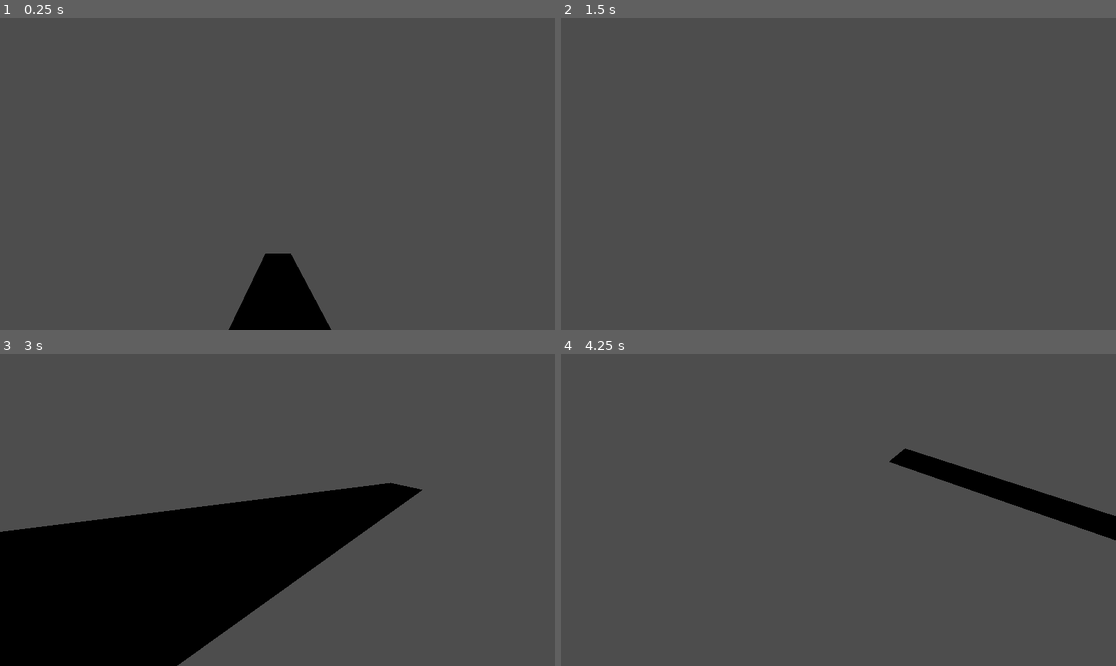
Above: before the commit, frames 1-4 (two rows, left to right).
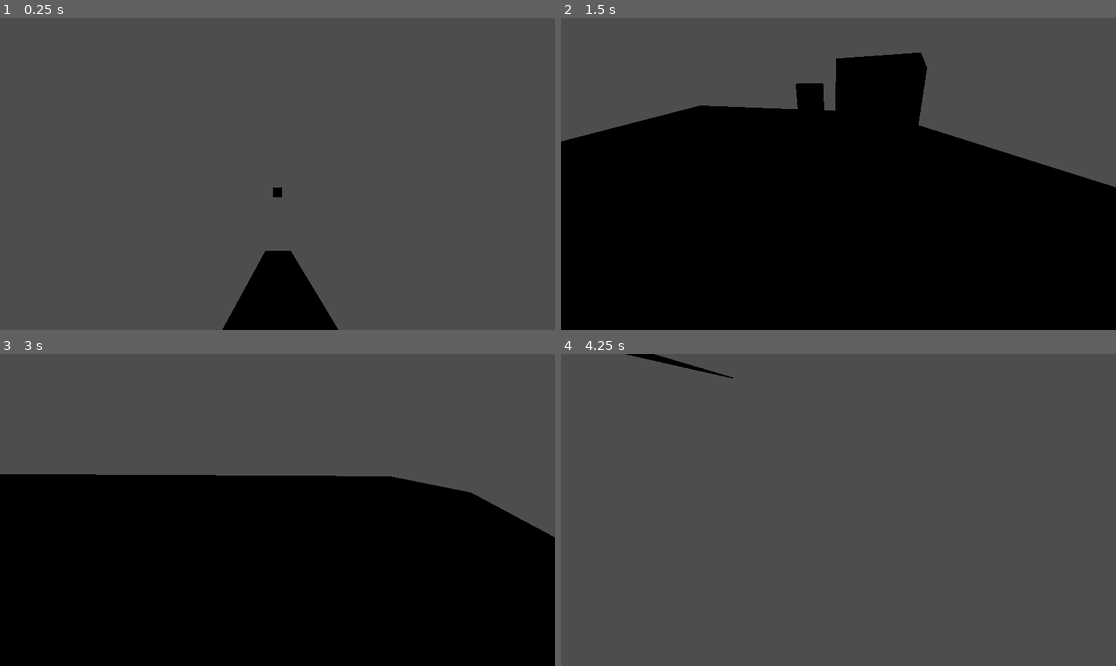
Above: after the commit, the same moments.

Repository: CatAtLarger/ChristmasJameGamSubmission
Game: Godot game, scene res://root.tscn
Same seed, same stepped clock (60 frames per second), same inputs: the game is played once before the commit and once after it.
Inputs (mouse positions are in pixels of both pictures, inside the frame that each line leads up to):
- Up to frame 1 (0.25 s): no input
- Up to frame 2 (1.5 s): move the mouse to (866, 174) at 0.52 s; hold Right (move_right) 0.53-1.28 s; hold Space (shoot_present, bound only after the commit) 0.53-1.28 s; move the mouse to (810, 174) at 1.27 s; hold Left (move_left) from 1.28 s (still down); tap Space (shoot_present, bound only after the commit) at 1.35 s
- Up to frame 3 (3 s): move the mouse to (288, 503) at 2.02 s; release Left (move_left) at 2.03 s; hold Space (shoot_present, bound only after the commit) 2.03-2.78 s; hold Right (move_right) from 2.03 s (still down); tap Enter at 2.75 s; move the mouse to (271, 516) at 2.77 s; tap Space (shoot_present, bound only after the commit) at 2.85 s
- Up to frame 4 (4.25 s): move the mouse to (877, 513) at 3.52 s; release Right (move_right) at 3.53 s; hold Left (move_left) from 3.53 s (still down); hold Space (shoot_present, bound only after the commit) from 3.53 s (still down)

The runs differ from the first frame. In frame 1, 0.5% of the frame differs, in the area x 40-61%, y 54-100%; in frame 2, 67%, in the area x 0-100%, y 11-100%; in frame 3, 32%; in frame 4, 3.0%.

Commit message:
added basic shooting functionality
still does not work as intended but produces no bugs or errors

Diff:
--- /dev/null
+++ b/santa_slays/assets/scenes/present.tscn
@@ -0,0 +1,13 @@
+[gd_scene load_steps=3 format=3 uid="uid://b0creittklox7"]
+
+[sub_resource type="BoxShape3D" id="BoxShape3D_5ne2b"]
+
+[sub_resource type="BoxMesh" id="BoxMesh_4yp3d"]
+
+[node name="Present" type="RigidBody3D"]
+
+[node name="CollisionShape3D" type="CollisionShape3D" parent="."]
+shape = SubResource("BoxShape3D_5ne2b")
+
+[node name="MeshInstance3D" type="MeshInstance3D" parent="."]
+mesh = SubResource("BoxMesh_4yp3d")
--- /dev/null
+++ b/santa_slays/assets/scripts/player_controls.gd
@@ -0,0 +1,34 @@
+extends RigidBody3D
+
+#for movement
+@export var turn_speed = 20
+
+
+#for shooting
+@export var present_scene: PackedScene
+@export var fire_rate: float = 0.2
+var last_shot_time = 0
+
+
+
+func _input(_event: InputEvent) -> void:
+	# for movement
+	if Input.is_action_pressed("move_right") or Input.is_action_pressed("move_left"):
+		var input_direction = Input.get_action_strength("move_right") - Input.get_action_strength("move_left")
+		linear_velocity.x += input_direction * turn_speed * get_process_delta_time()
+
+	# for shooting
+	if Input.is_action_pressed("shoot_present") and (Time.get_ticks_msec() - last_shot_time > fire_rate * 1000):
+		shoot()
+		last_shot_time = Time.get_ticks_msec()
+
+
+func shoot():
+	var present = present_scene.instantiate()
+	present.global_transform = $Camera3D.global_transform
+
+	var present_direction = $Camera3D.global_transform.basis.z.normalized() * -1
+	#present.set_direction(present_direction)
+
+
+	get_parent().get_node("Presents").add_child(present)
--- /dev/null
+++ b/santa_slays/assets/scripts/present.gd
@@ -0,0 +1,18 @@
+extends RigidBody3D
+class_name Present
+
+@export var speed: float = 50.0
+@export var lifetime: float = 3.0
+
+var direction: Vector3 = Vector3.ZERO
+
+func _ready() -> void:
+	await get_tree().create_timer(lifetime).timeout
+	queue_free()
+
+func _physics_process(delta: float) -> void:
+	var velocity = direction * speed * delta
+	move_and_collide(velocity)
+
+func set_direction(new_direction: Vector3):
+	direction = new_direction
--- a/santa_slays/player_controls.gd
+++ /dev/null
@@ -1,12 +0,0 @@
-extends RigidBody3D
-
-@export var turn_speed = 10
-
-
-
-func _process(_delta: float) -> void:
-	update_movement_inputs()
-
-func update_movement_inputs() -> void:
-	var input_direction = Input.get_action_strength("move_right") - Input.get_action_strength("move_left")
-	linear_velocity.x += input_direction * turn_speed * get_process_delta_time()
--- a/santa_slays/project.godot
+++ b/santa_slays/project.godot
@@ -57,6 +57,12 @@
 , Object(InputEventKey,"resource_local_to_scene":false,"resource_name":"","device":0,"window_id":0,"alt_pressed":false, …(185 unchanged characters)…
 ]
 }
+shoot_present={
+"deadzone": 0.5,
+"events": [Object(InputEventJoypadButton,"resource_local_to_scene":false,"resource_name":"","device":-1,"button_index":2,"pressure":0.0,"pressed":false,"script":null)
+, Object(InputEventKey,"resource_local_to_scene":false,"resource_name":"","device":-1,"window_id":0,"alt_pressed":false,"shift_pressed":false,"ctrl_pressed":false,"meta_pressed":false,"pressed":false,"keycode":0,"physical_keycode":32,"key_label":0,"unicode":32,"location":0,"echo":false,"script":null)
+]
+}
 
 [rendering]
 
--- a/santa_slays/root.tscn
+++ b/santa_slays/root.tscn
@@ -1,8 +1,10 @@
-[gd_scene load_steps=8 format=3 uid="uid://dqjuujjk5vqc3"]
+[gd_scene load_steps=10 format=3 uid="uid://dqjuujjk5vqc3"]
 
-[ext_resource type="Script" path="res://player_controls.gd" id="1_essjw"]
-[ext_resource type="Script" path="res://camera_3d.gd" id="2_utrjh"]
+[ext_resource type="Script" path="res://assets/scripts/player_controls.gd" id="1_essjw"]
+[ext_resource type="Script" path="res://assets/scripts/camera_3d.gd" id="2_utrjh"]
+[ext_resource type="PackedScene" uid="uid://b0creittklox7" path="res://assets/scenes/present.tscn" id="4_1o4e4"]
 [ext_resource type="ArrayMesh" uid="uid://del0xva2ew4j8" path="res://assets/sprites/Canopy_Top.obj" id="5_c1khn"]
+[ext_resource type="Script" path="res://assets/scripts/present.gd" id="5_fkdkd"]
 
 [sub_resource type="PhysicsMaterial" id="PhysicsMaterial_aefqy"]
 
@@ -20,8 +22,9 @@
 transform = Transform3D(1, 0, 0, 0, 1, 0, 0, 0, 1, 0, 3.4329, 0)
 physics_material_override = SubResource("PhysicsMaterial_aefqy")
 lock_rotation = true
-constant_force = Vector3(0, -100, 0)
+constant_force = Vector3(0, -50, 0)
 script = ExtResource("1_essjw")
+present_scene = ExtResource("4_1o4e4")
 
 [node name="CollisionShape3D" type="CollisionShape3D" parent="Player"]
 shape = SubResource("CapsuleShape3D_xfwht")
@@ -41,3 +44,9 @@
 transform = Transform3D(11.4, 0, 0, 0, 0.459232, -1.90735e-06, 0, -3.72529e-08, 98.2044, 0.27456, -0.766663, 0.434807)
 mesh = ExtResource("5_c1khn")
 skeleton = NodePath("../..")
+
+[node name="Present" parent="." instance=ExtResource("4_1o4e4")]
+transform = Transform3D(1, 0, 0, 0, 1, 0, 0, 0, 1, 0, 0, -22.3675)
+script = ExtResource("5_fkdkd")
+
+[node name="Presents" type="Node3D" parent="."]
Renamed: santa_slays/camera_3d.gd -> santa_slays/assets/scripts/camera_3d.gd
